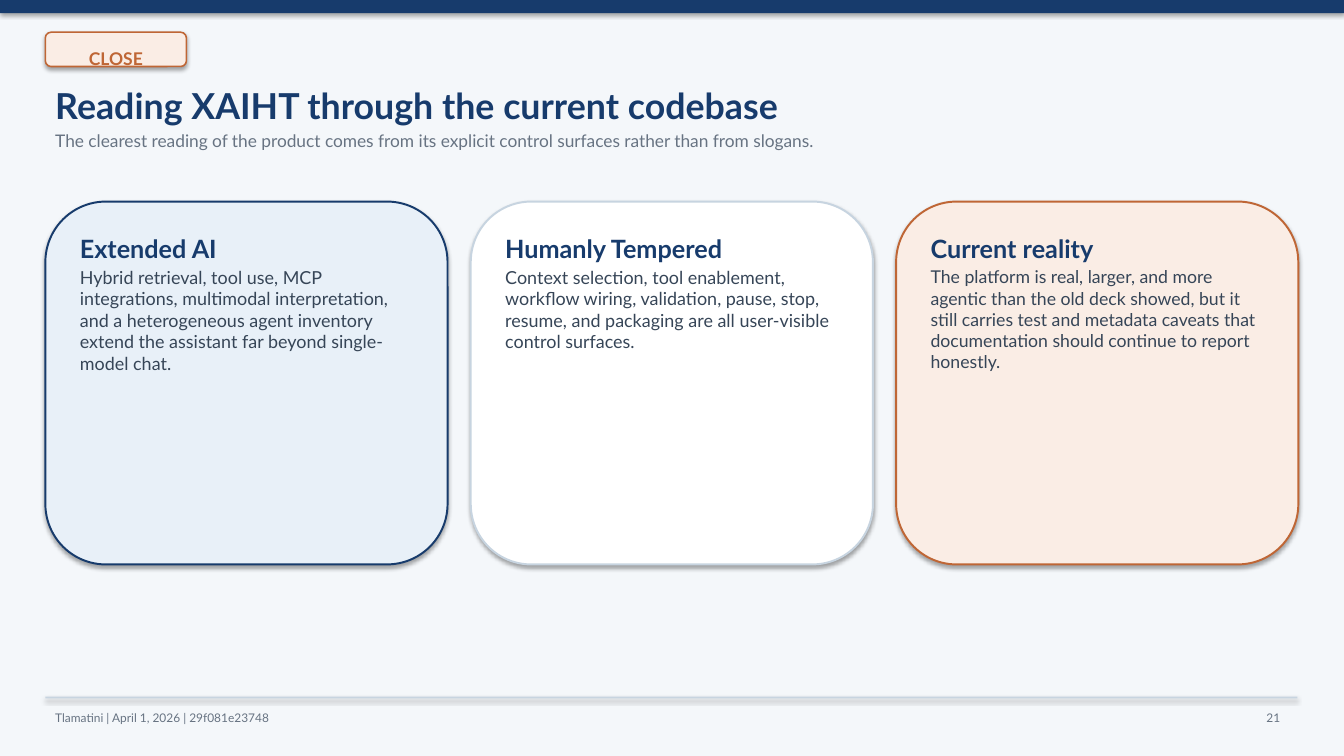
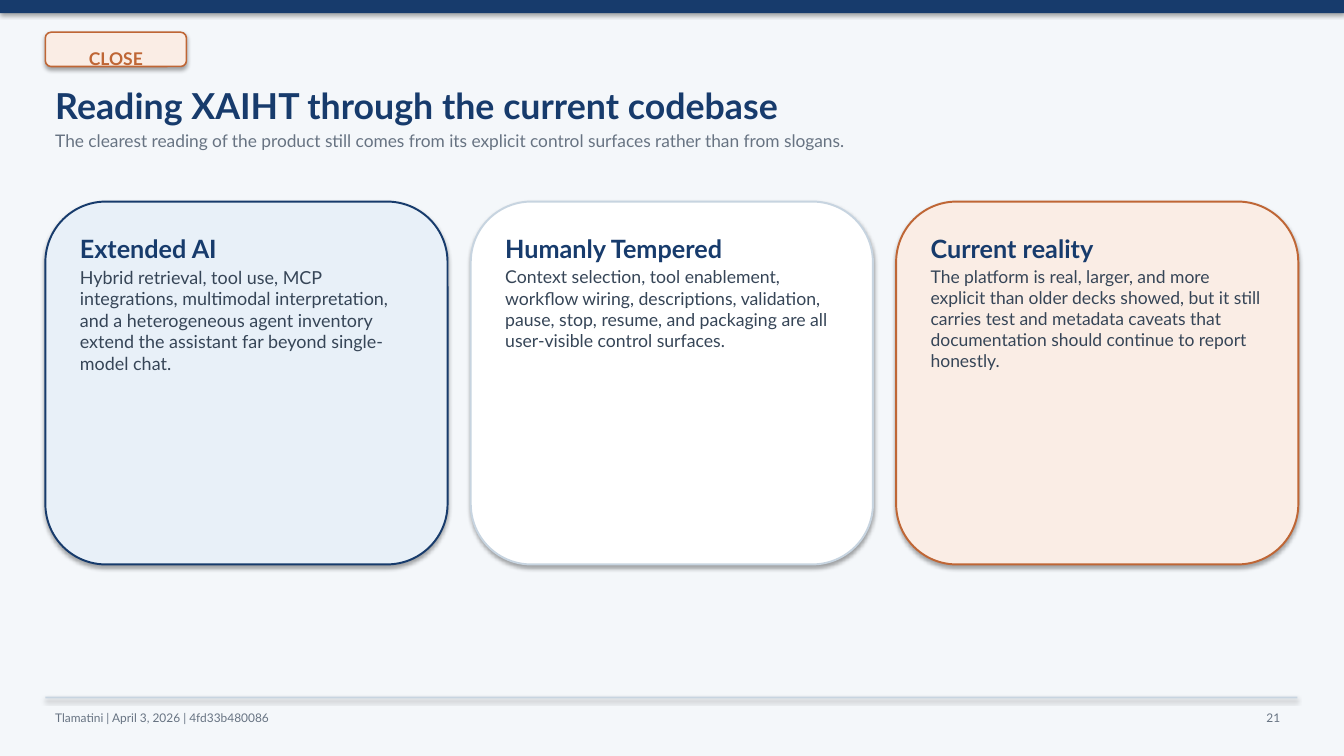
Before and after one commit to XAIHT/Tlamatini, a slide deck: slide 21 of Tlamatini_eXtended_Artificial_Intelligence_Humanly_Tempered.pptx. Drawn at 1344x756 pixels with LibreOffice and Linux fonts; fonts in the diff are those of the drawing. Boxes give left, top, right and bottom in pixels: in the first picture for what was removed or moved away, otherwise in the second. Text is boxed around its words. In the diff, an @@ line names an element or a change of style, - is before the commit and + after.

Commit message:
Updating README.md, Summary PDF, and PPT of Tlamatini, by angelahack1

```diff
--- a/Tlamatini_eXtended_Artificial_Intelligence_Humanly_Tempered.pptx
+++ b/Tlamatini_eXtended_Artificial_Intelligence_Humanly_Tempered.pptx
@@ text at [55,134,844,150]: text changed @@
-The clearest reading of the product comes from its explicit control surfaces rather than from slogans.
+The clearest reading of the product still comes from its explicit control surfaces rather than from slogans.
@@ text in rounded rectangle at [505,270,827,347]: text changed; size 12.8 to 12.6 pt @@
-Context selection, tool enablement, workflow wiring, validation, pause, stop, resume, and packaging are all user-visible control surfaces.
+Context selection, tool enablement, workflow wiring, descriptions, validation, pause, stop, resume, and packaging are all user-visible control surfaces.
@@ text in rounded rectangle at [931,270,1261,370]: text changed; size 12.6 to 12.5 pt @@
-The platform is real, larger, and more agentic than the old deck showed, but it still carries test and metadata caveats that documentation should continue to report honestly.
+The platform is real, larger, and more explicit than older decks showed, but it still carries test and metadata caveats that documentation should continue to report honestly.
@@ text at [55,713,269,724]: text changed @@
-Tlamatini | April 1, 2026 | 29f081e23748
+Tlamatini | April 3, 2026 | 4fd33b480086
```
Also in this commit, not shown: 16 other slides changed, 4 slides added, 4 slides removed, 2 other files.
